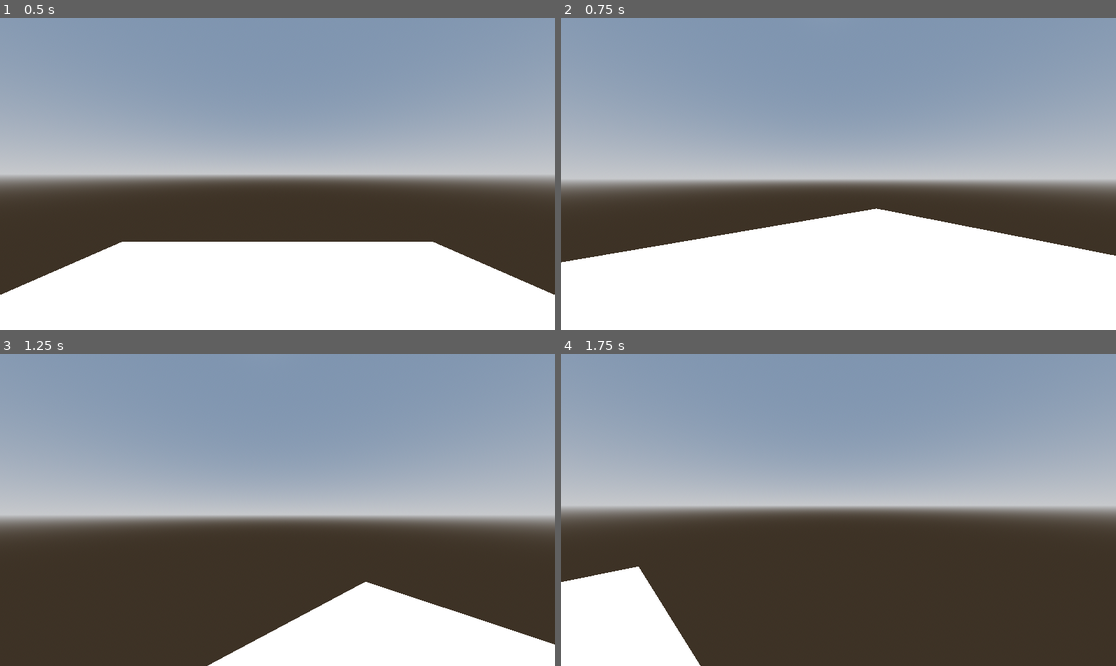
Above: before the commit, frames 1-4 (two rows, left to right).
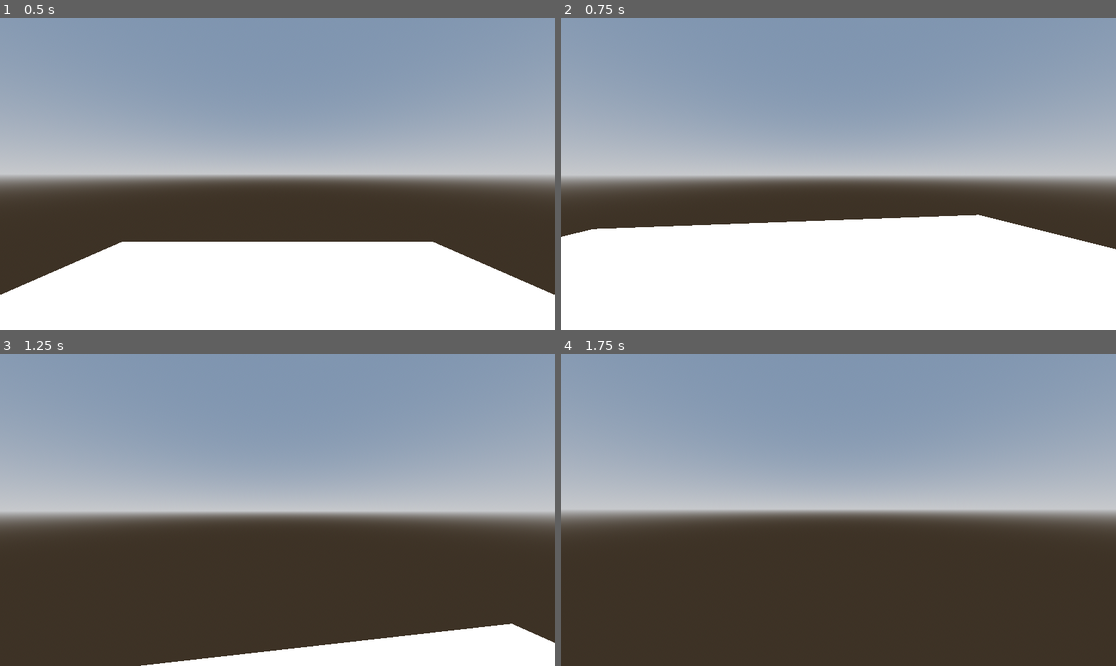
Above: after the commit, the same moments.

Repository: Pyments/CANGAME-2024
Game: Godot game, scene res://Samples/3d_sample.tscn
Two runs of this game, one before a commit and one after it. Both use one fixed random seed, a clock stepped at 60 frames per second and the inputs below. The project has no main scene, so this scene is started directly.
Inputs (mouse positions are in pixels of both pictures, inside the frame that each line leads up to):
- Up to frame 1 (0.5 s): no input
- Up to frame 2 (0.75 s): tap Enter (ui_accept) at 0.5 s; move the mouse to (866, 174) at 0.52 s; hold Up (ui_up) from 0.53 s (still down)
- Up to frame 3 (1.25 s): keep holding Up (ui_up); tap Enter (ui_accept) at 0.77 s
- Up to frame 4 (1.75 s): keep holding Up (ui_up); move the mouse to (810, 510) at 1.27 s; tap Enter (ui_accept) at 1.52 s

Frame 1 is identical in both runs. In frame 2, 6.8% of the frame differs, in the area x 0-100%, y 50-79%; in frame 3, 8.2%; in frame 4, 9.2%, in the area x 0-100%, y 48-100%.

Commit message:
feat: fps headbob

Diff:
--- a/Samples/CharacterBodyTemplate.gd
+++ b/Samples/CharacterBodyTemplate.gd
@@ -1,15 +1,19 @@
 extends CharacterBody3D
-
 
 const VELOCIDADE = 5.0
 const VELOCIDADE_PULO = 4.5
-const SENSIBILIDADE = 0.01
+const SENSIBILIDADE = 0.002
 
-# Get the gravity from the project settings to be synced with RigidBody nodes.
+# Balanço da cabeça
+const BAL_FREQ = 2.0
+const BAL_QUANT = 0.08
+var t_bal = 0.0
+
+# Usa a gravidade das configurações do projeto
 var gravidade = ProjectSettings.get_setting("physics/3d/default_gravity")
 
-@onready var cabeca = $"Cabeça"
-@onready var camera = $"Cabeça/Camera3D"
+@onready var cabeca = $Cabeça
+@onready var camera = $Cabeça/Camera3D
 
 func _ready():
 	Input.set_mouse_mode(Input.MOUSE_MODE_CAPTURED)
@@ -32,7 +36,7 @@
 	# Get the input direction and handle the movement/deceleration.
 	# As good practice, you should replace UI actions with custom gameplay actions.
 	var input_dir = Input.get_vector("ui_left", "ui_right", "ui_up", "ui_down")
-	var direction = (transform.basis * Vector3(input_dir.x, 0, input_dir.y)).normalized()
+	var direction = (cabeca.transform.basis * Vector3(input_dir.x, 0, input_dir.y)).normalized()
 	if direction:
 		velocity.x = direction.x * VELOCIDADE
 		velocity.z = direction.z * VELOCIDADE
@@ -40,4 +44,13 @@
 		velocity.x = 0.0
 		velocity.z = 0.0
 
+	# Balanço da cabeça
+	t_bal += delta * velocity.length() * float(is_on_floor())
+	camera.transform.origin = _balancoCabeca(t_bal)
+
 	move_and_slide()
+
+func _balancoCabeca(time) -> Vector3:
+	var pos = Vector3.ZERO
+	pos.y = sin(time * BAL_FREQ) * BAL_QUANT
+	return pos
